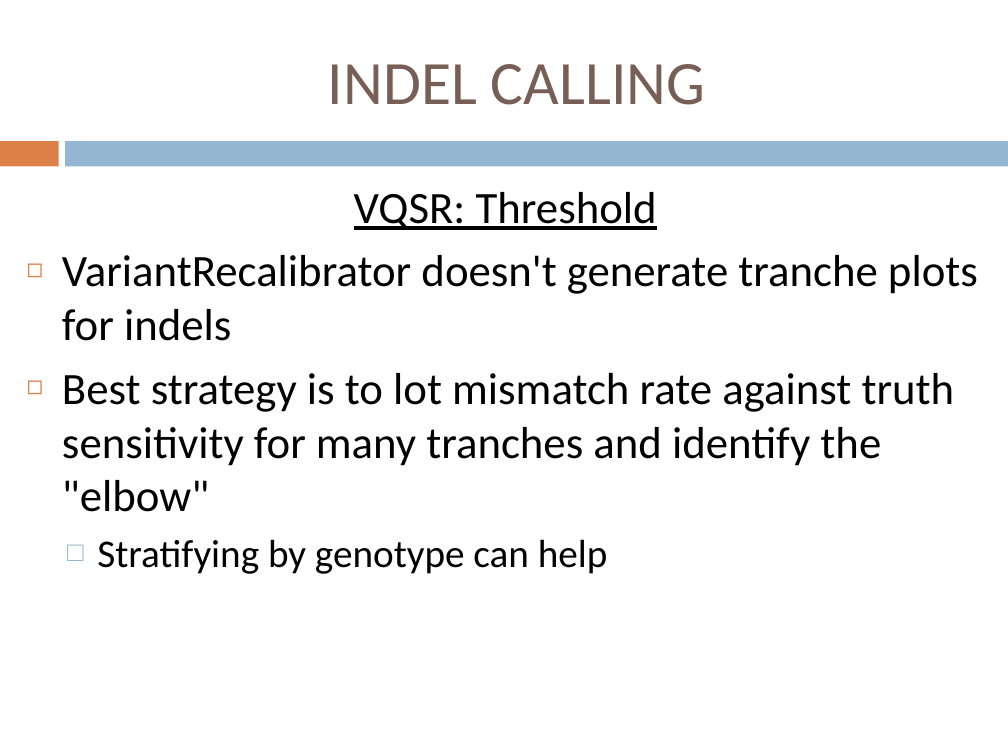
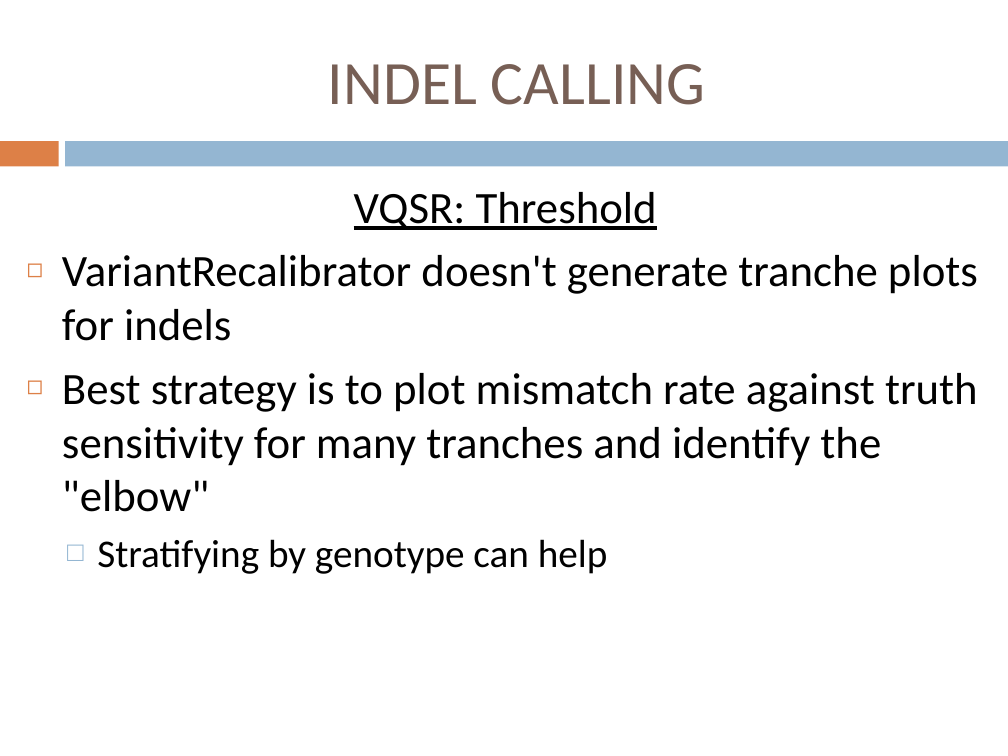
Before and after one commit to jdidion/OpenBioinformaticsWorkshops, a slide deck: slide 9 of development/AdvancedDNASeq/slides/Part2_Indels.pptx. Drawn at 1008x756 pixels with LibreOffice and Linux fonts; fonts in the diff are those of the drawing. Boxes give left, top, right and bottom in pixels: in the first picture for what was removed or moved away, otherwise in the second. Text is boxed around its words. In the diff, an @@ line names an element or a change of style, - is before the commit and + after.

```diff
--- a/development/AdvancedDNASeq/slides/Part2_Indels.pptx
+++ b/development/AdvancedDNASeq/slides/Part2_Indels.pptx
@@ text at [62,373,978,512]: text changed @@
-◻ Best strategy is to lot mismatch rate against truth sensitivity for many tranches and identify the "elbow"
+◻ Best strategy is to plot mismatch rate against truth sensitivity for many tranches and identify the "elbow"
```
Also in this commit, not shown: 1 other slide changed, 3 other files.
